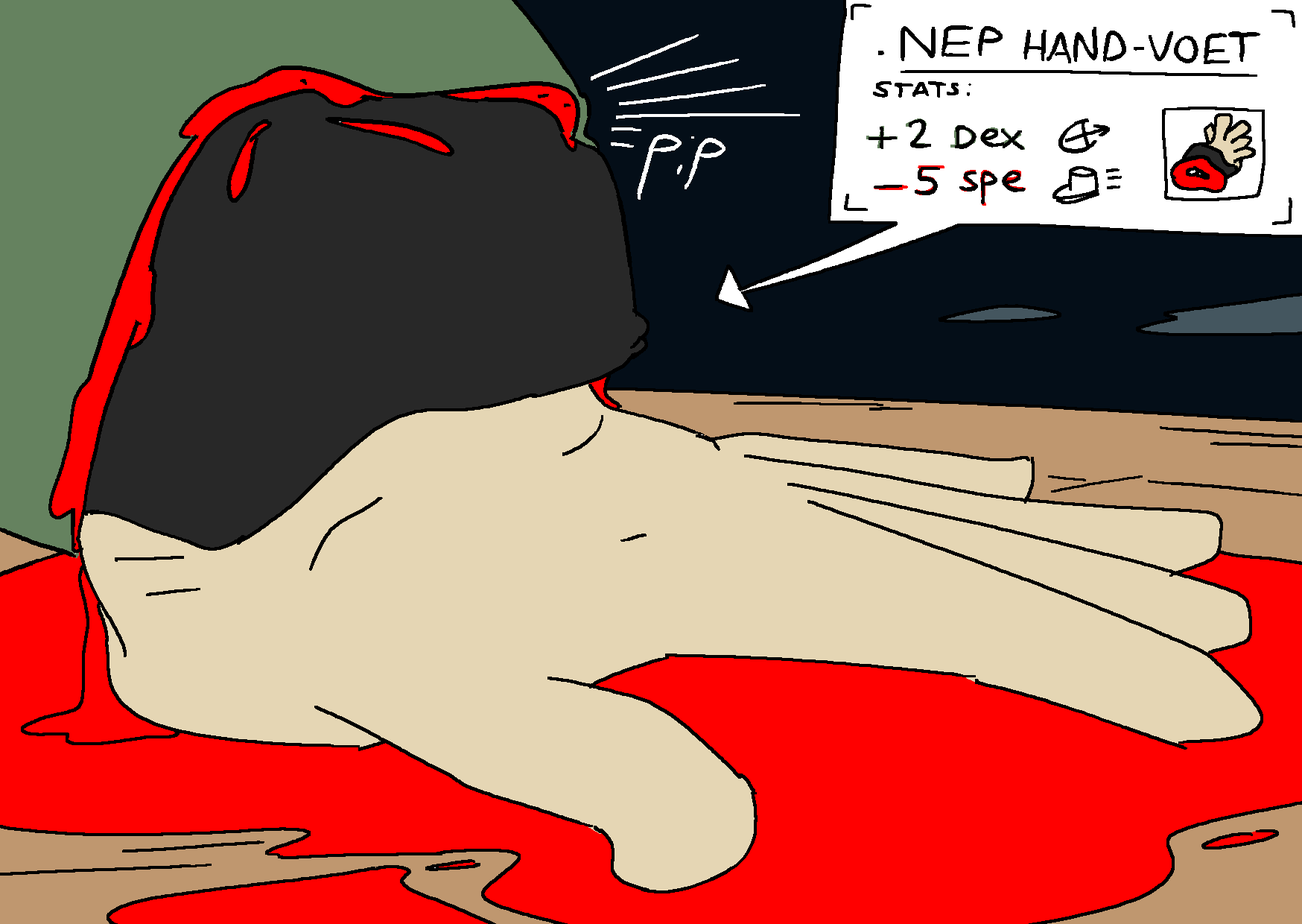
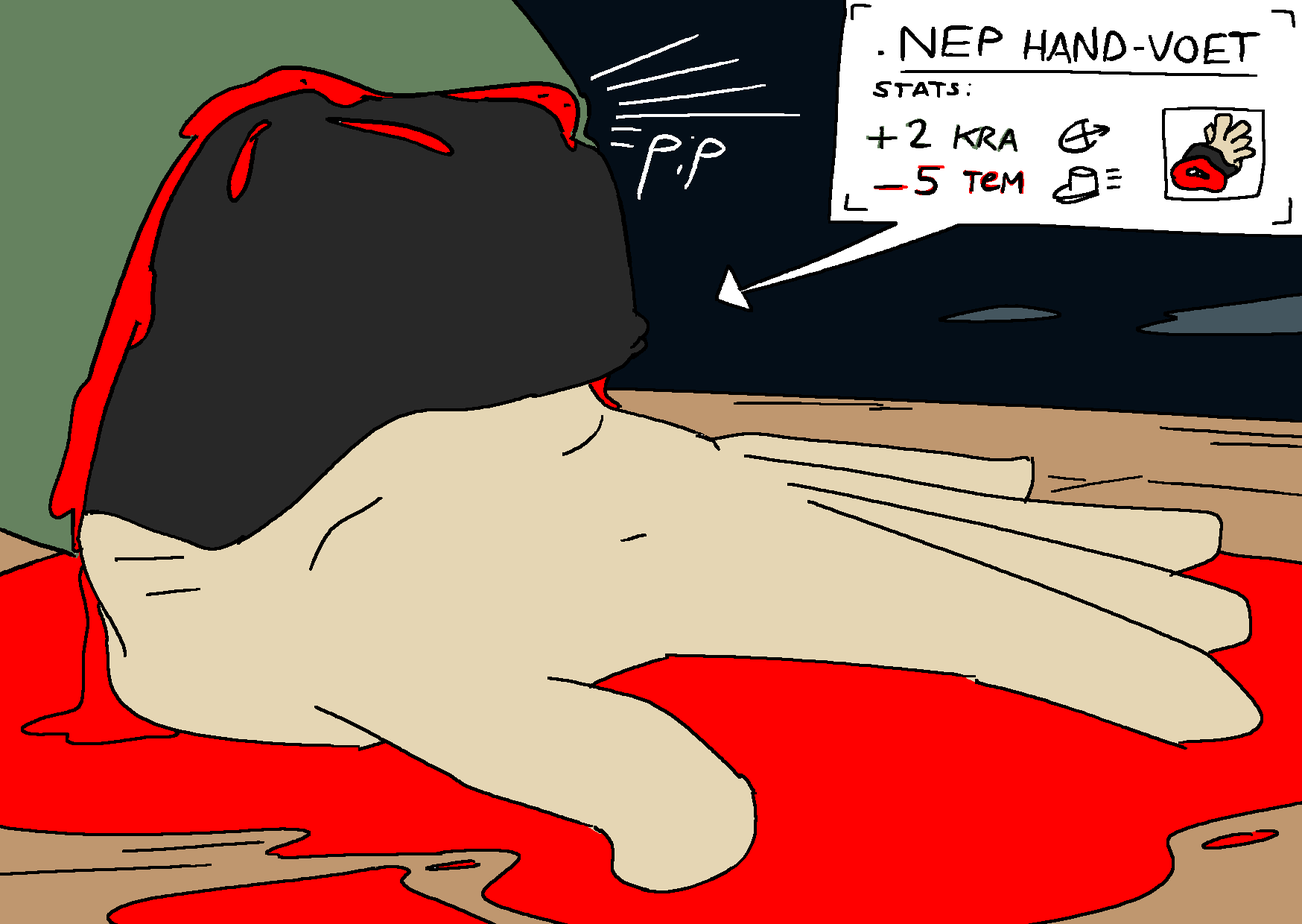
The second 1302px x 924px image is a revision of the first. Changes to its layers:
painted on "Laag 0" over [953, 125, 1026, 205]
painted on "Laag 2" over [950, 124, 1027, 206]
